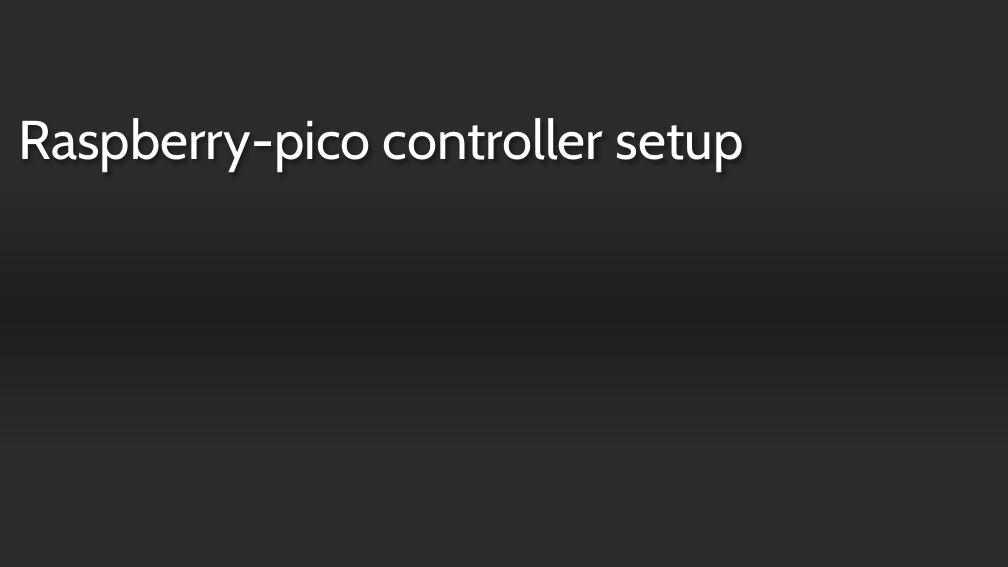
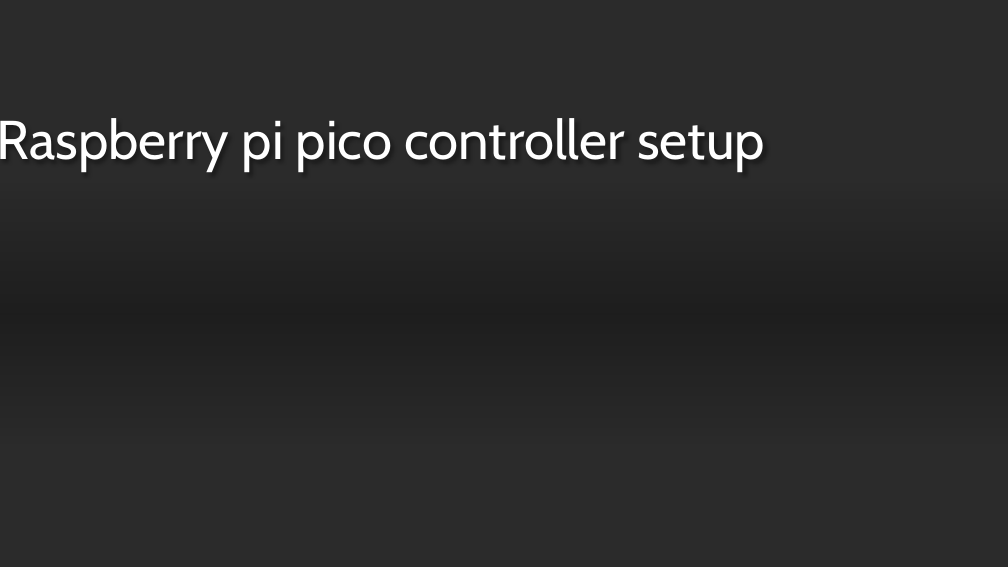
Before and after one commit to Helden-in-IT-DB/Unity_Arduino_Controlled_World, a slide deck: slide 1 of documentation/basic raspberry-pico controller setup.pptx. Drawn at 1008x567 pixels with LibreOffice and Linux fonts; fonts in the diff are those of the drawing; background and template pictures are left out; a plain dark background stands for a picture behind light text. Boxes give left, top, right and bottom in pixels: in the first picture for what was removed or moved away, otherwise in the second. Text is boxed around its words. In the diff, an @@ line names an element or a change of style, - is before the commit and + after.

```diff
--- a/documentation/basic raspberry-pico controller setup.pptx
+++ b/documentation/basic raspberry-pico controller setup.pptx
@@ title at (x1=0, y1=118, x2=765, y2=170): text changed @@
-Raspberry-pico controller setup
+Raspberry pi pico controller setup
```
Also in this commit, not shown: 2 other slides changed, 7 other files.
